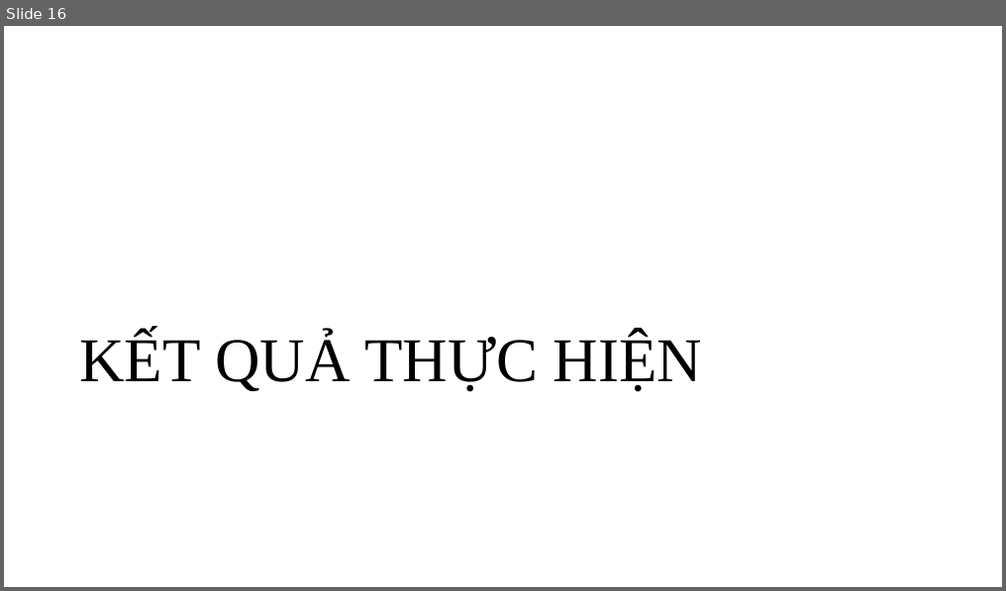
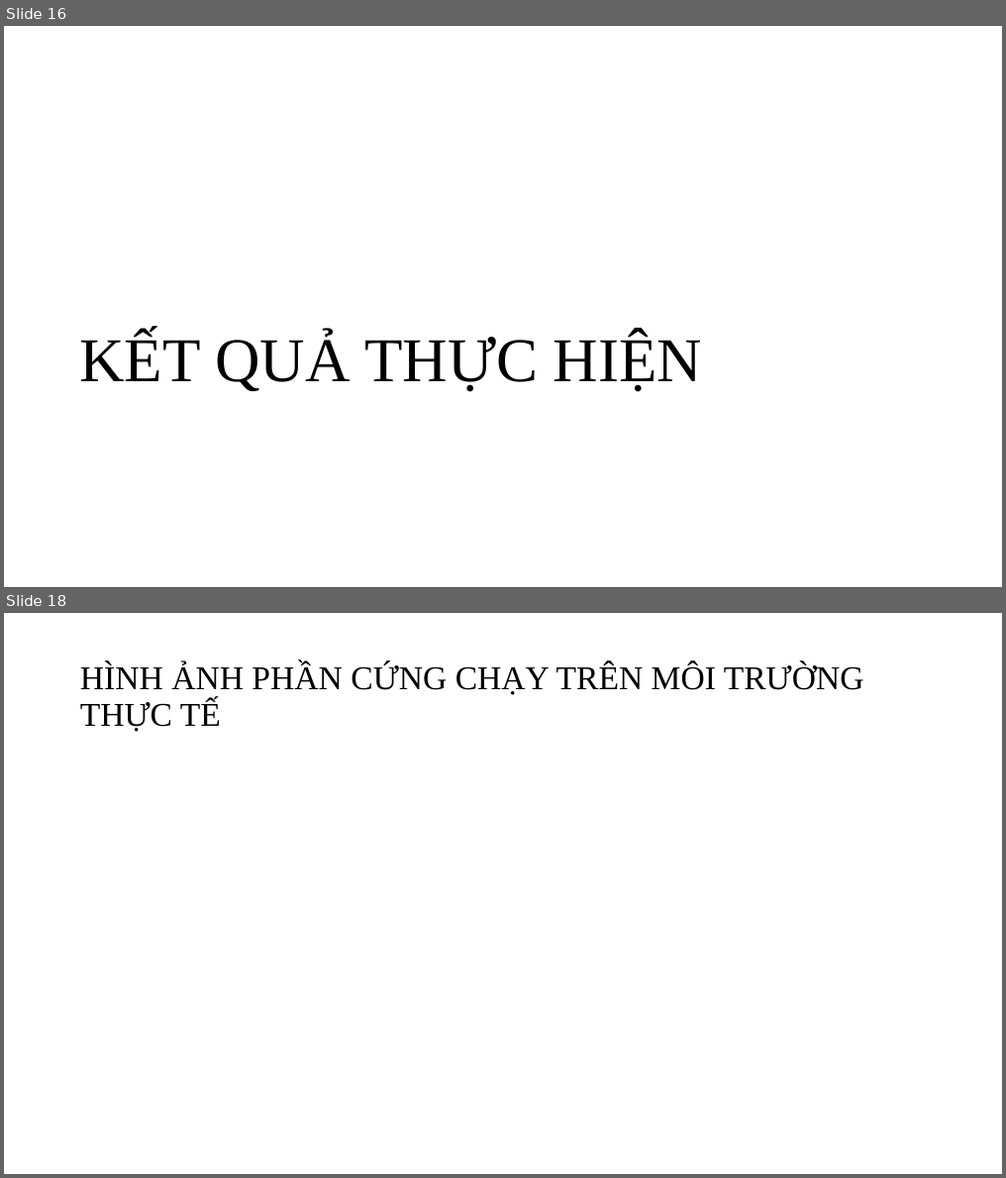
Before and after one commit to DatTwenty3/DCLV, a slide deck: PRESENTATION.pptx. Shown one above the other, each under a label of ours: slide 16 before the commit, slides 16 and 18 after it; the slides between them are not shown. The pictures are 1006x591 and 1006x1178 pixels, drawn with LibreOffice and Linux fonts; fonts in the diff are those of the drawing. Boxes give left, top, right and bottom in pixels: in the first picture for what was removed or moved away, otherwise in the second. Text is boxed around its words. In the diff, an @@ line names an element or a change of style, - is before the commit and + after.

```diff
--- a/PRESENTATION.pptx
+++ b/PRESENTATION.pptx
@@ slide 18 added at (4,613,1002,1174), background #FFFFFF @@
@@ title added at (80,663,864,732), 32 pt, text #000000 @@
+HÌNH ẢNH PHẦN CỨNG CHẠY TRÊN MÔI TRƯỜNG THỰC TẾ
```
Also in this commit, not shown: 11 slides changed.
